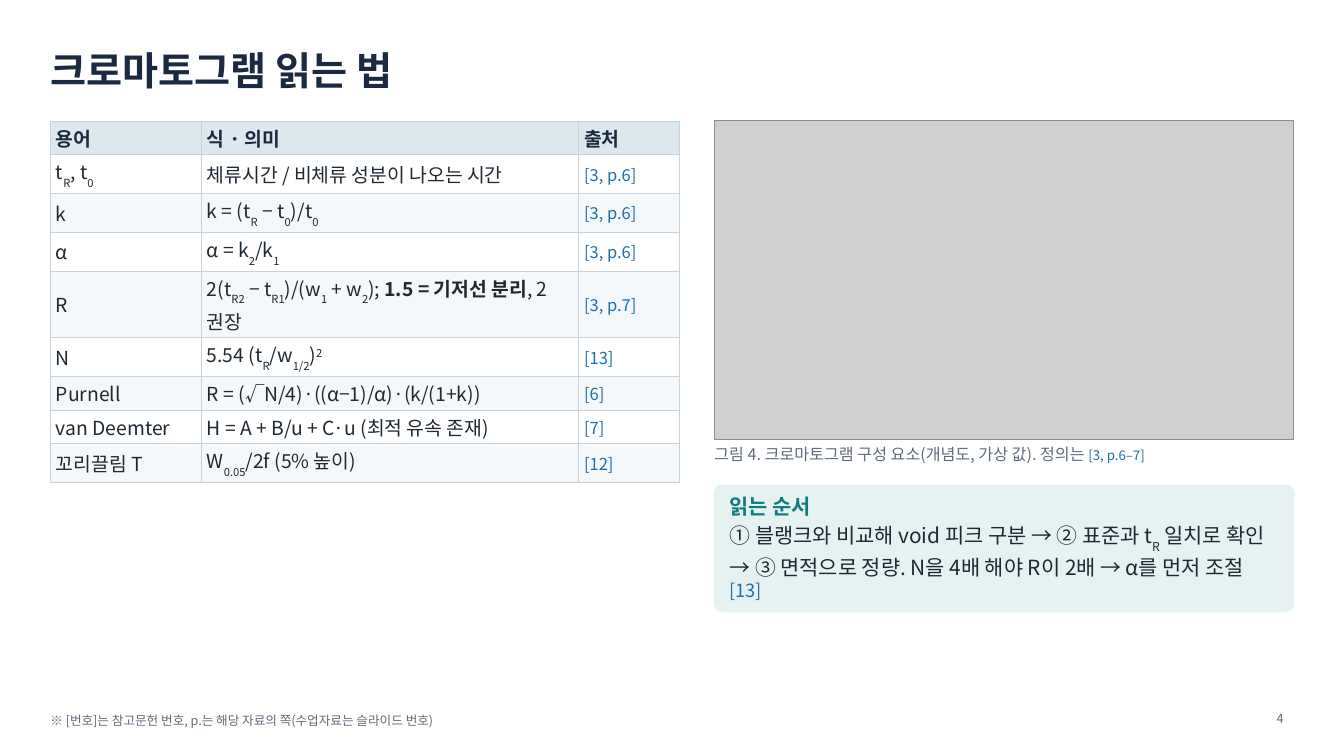
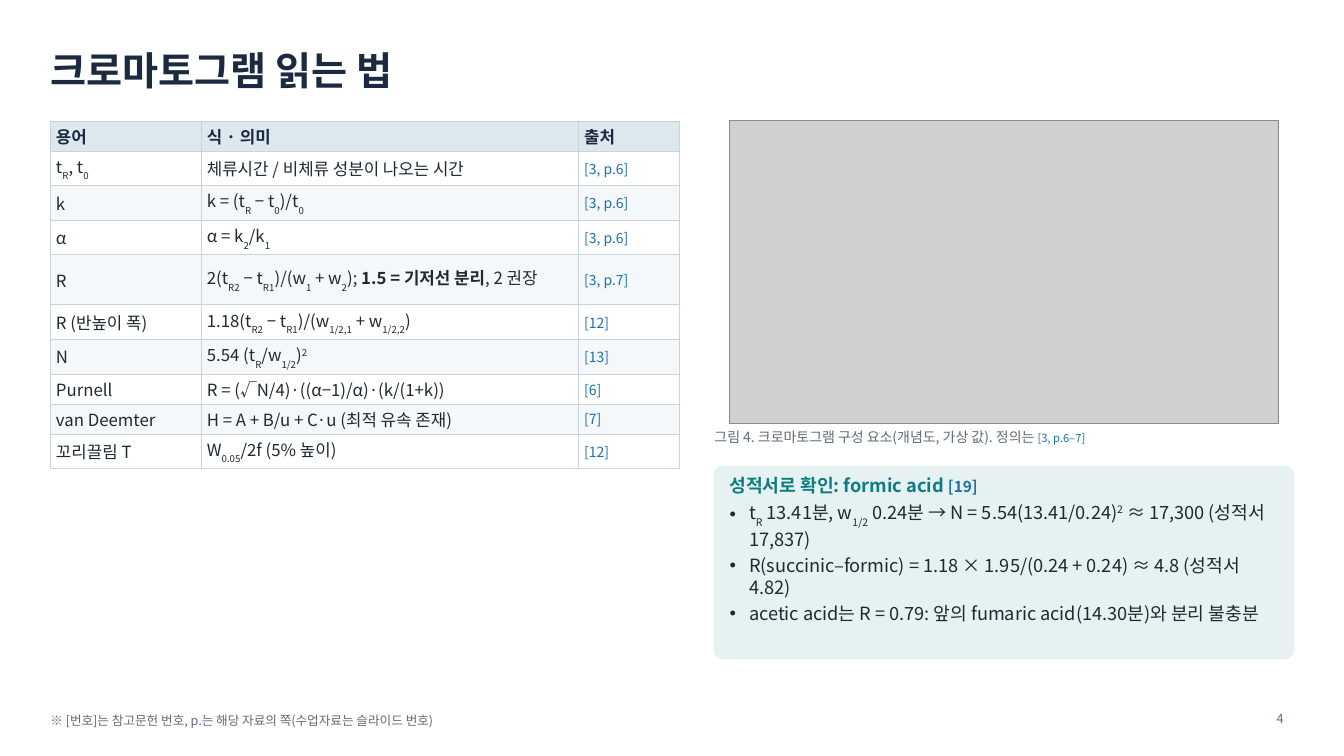
Before and after one commit to mingyu221/office, a slide deck: slide 4 of HPLC_formate_slides_KO.pptx. Drawn at 1344x756 pixels with LibreOffice and Linux fonts; fonts in the diff are those of the drawing; grey boxes stand for pictures. Boxes give left, top, right and bottom in pixels: in the first picture for what was removed or moved away, otherwise in the second. Text is boxed around its words. In the diff, an @@ line names an element or a change of style, - is before the commit and + after.

```diff
--- a/HPLC_formate_slides_KO.pptx
+++ b/HPLC_formate_slides_KO.pptx
@@ table at [50,121,680,466] @@
+row 6: R (반높이 폭) | 1.18(tR2 − tR1)/(w1/2,1 + w1/2,2) | [12]
@@ picture: place and size @@
-picture at [715,121,1294,440]
+picture at [729,121,1278,423]
@@ text "그림 4. 크로마토그램 구성 요소(개념도, ...": place and size @@
-text "그림 4. 크로마토그램 구성 요소(개념도, ..." at [714,446,1145,463]
+text "그림 4. 크로마토그램 구성 요소(개념도, ..." at [714,430,1085,445]
@@ text "그림 4. 크로마토그램 구성 요소(개념도, ..." at [714,430,1085,445]: size 11.5 to 10 pt in "그림 4. 크로마토그램 구성 요소(개념도, 가상 값). ..."; size 9.5 to 8 pt in "[3, p.6–7]" @@
@@ rounded rectangle: place and size @@
-rounded rectangle at [715,485,1294,611]
+rounded rectangle at [715,467,1294,658]
@@ rounded rectangle at [715,467,1294,658]: proportions changed @@
@@ text at [730,476,1265,624]: text changed; size 14.9 to 13 pt @@
-읽는 순서
-① 블랭크와 비교해 void 피크 구분 → ② 표준과 tR 일치로 확인 → ③ 면적으로 정량. N을 4배 해야 R이 2배 → α를 먼저 조절 [13]
+성적서로 확인: formic acid [19]
+• tR 13.41분, w1/2 0.24분 → N = 5.54(13.41/0.24)2 ≈ 17,300 (성적서 17,837)
+• R(succinic–formic) = 1.18 × 1.95/(0.24 + 0.24) ≈ 4.8 (성적서 4.82)
+• acetic acid는 R = 0.79: 앞의 fumaric acid(14.30분)와 분리 불충분
```
Also in this commit, not shown: 7 other slides changed, 1 slide added, 3 other files.
